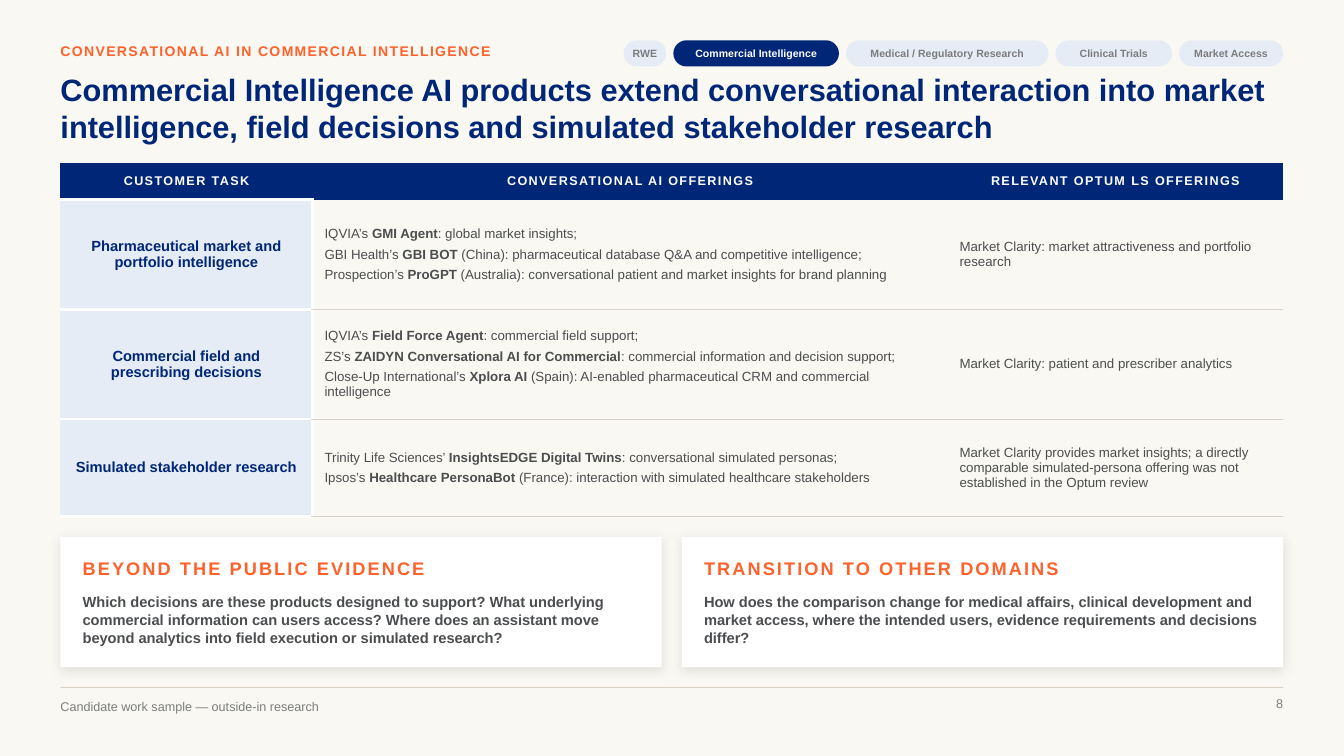
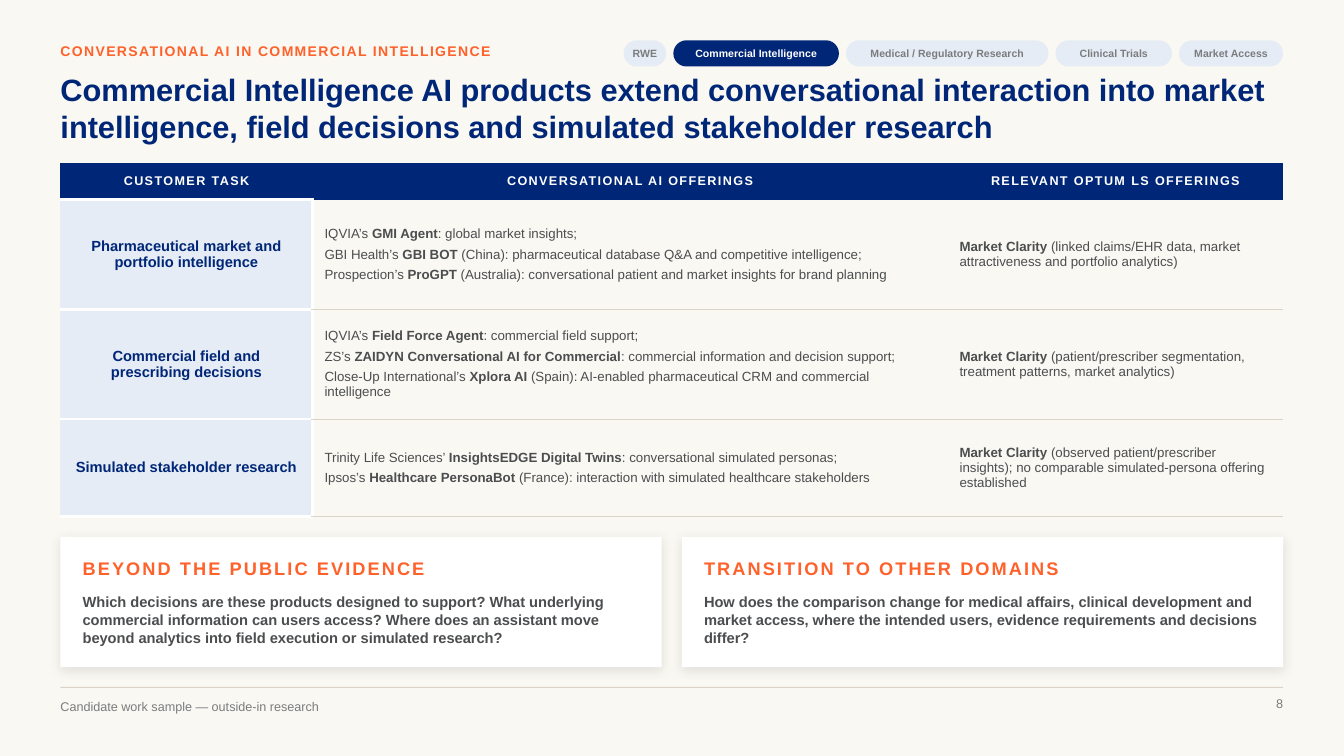
Before and after one commit to marinojt/test, a slide deck: slide 8 of deck/Optum-LS-Conversational-AI-sourced.pptx. Drawn at 1344x756 pixels with LibreOffice and Linux fonts; fonts in the diff are those of the drawing. Boxes give left, top, right and bottom in pixels: in the first picture for what was removed or moved away, otherwise in the second. Text is boxed around its words. In the diff, an @@ line names an element or a change of style, - is before the commit and + after.

```diff
--- a/deck/Optum-LS-Conversational-AI-sourced.pptx
+++ b/deck/Optum-LS-Conversational-AI-sourced.pptx
@@ table at (60, 163, 1284, 491) @@
-row 2, column 3: Market Clarity: market attractiveness and portfolio research
+row 2, column 3: Market Clarity (linked claims/EHR data, market attractiveness and portfolio analytics)
-row 3, column 3: Market Clarity: patient and prescriber analytics
+row 3, column 3: Market Clarity (patient/prescriber segmentation, treatment patterns, market analytics)
-row 4, column 3: Market Clarity provides market insights; a directly comparable simulated-persona offering was not established in the Optum review
+row 4, column 3: Market Clarity (observed patient/prescriber insights); no comparable simulated-persona offering established
```
Also in this commit, not shown: 4 other slides changed, 6 other files.
